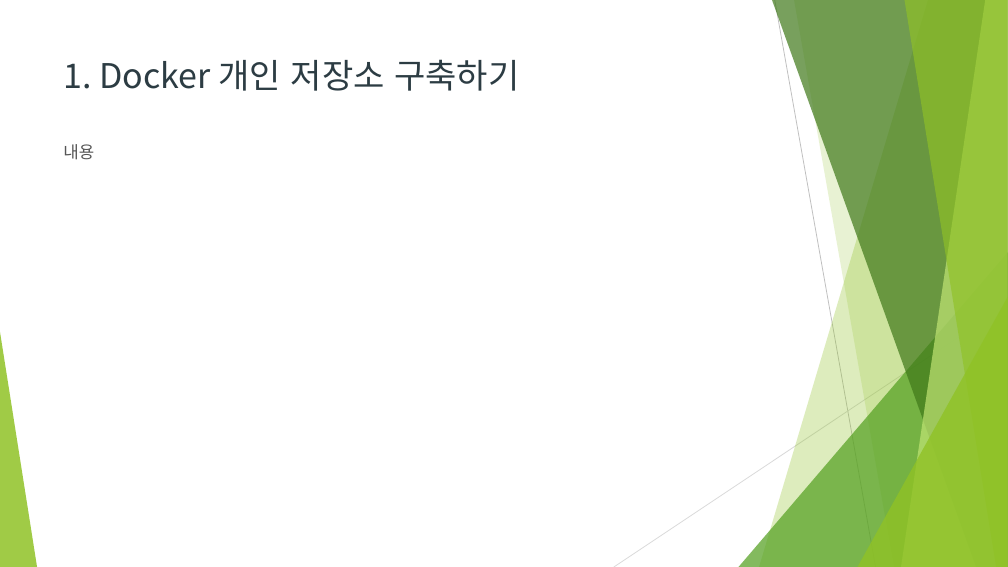
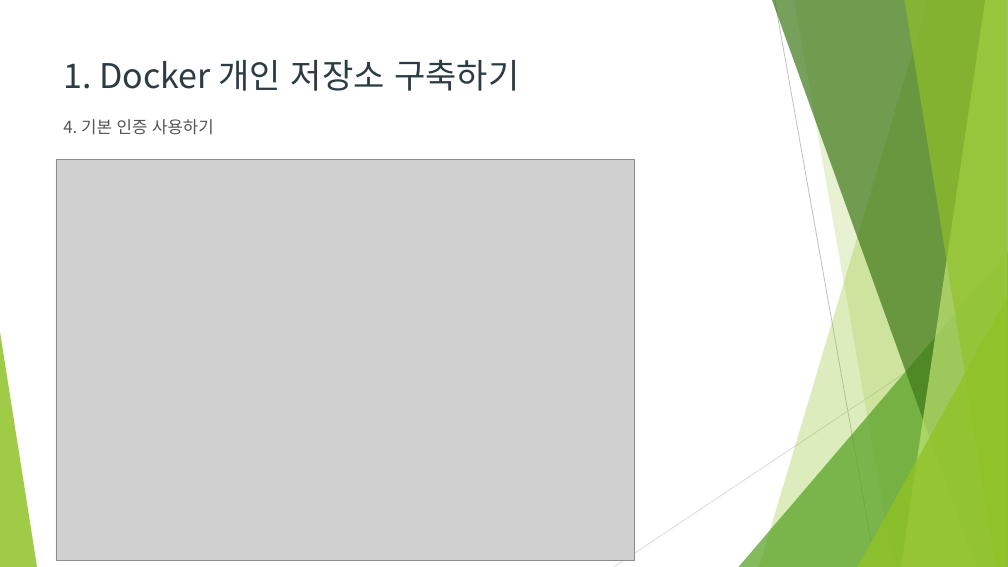
Before and after one commit to Heechul90/Docker, a slide deck: slide 9 of study/06. Docker 좀더 활용하기/Docker 좀더 활용하기.pptx (slide 3 before the commit). Drawn at 1008x567 pixels with LibreOffice and Linux fonts; fonts in the diff are those of the drawing; grey boxes stand for pictures; background and template pictures are left out. Boxes give left, top, right and bottom in pixels: in the first picture for what was removed or moved away, otherwise in the second. Text is boxed around its words. In the diff, an @@ line names an element or a change of style, - is before the commit and + after.

Commit message:
docker

```diff
--- a/study/06. Docker 좀더 활용하기/Docker 좀더 활용하기.pptx
+++ b/study/06. Docker 좀더 활용하기/Docker 좀더 활용하기.pptx
@@ text added at [63,119,214,135], 16 pt, text #555555 @@
+4. 기본 인증 사용하기
@@ text removed at [63,144,94,160] @@
-내용
@@ picture added at [56,160,634,560] @@
```
Also in this commit, not shown: 7 other slides changed, 28 slides added, 2 other files.
